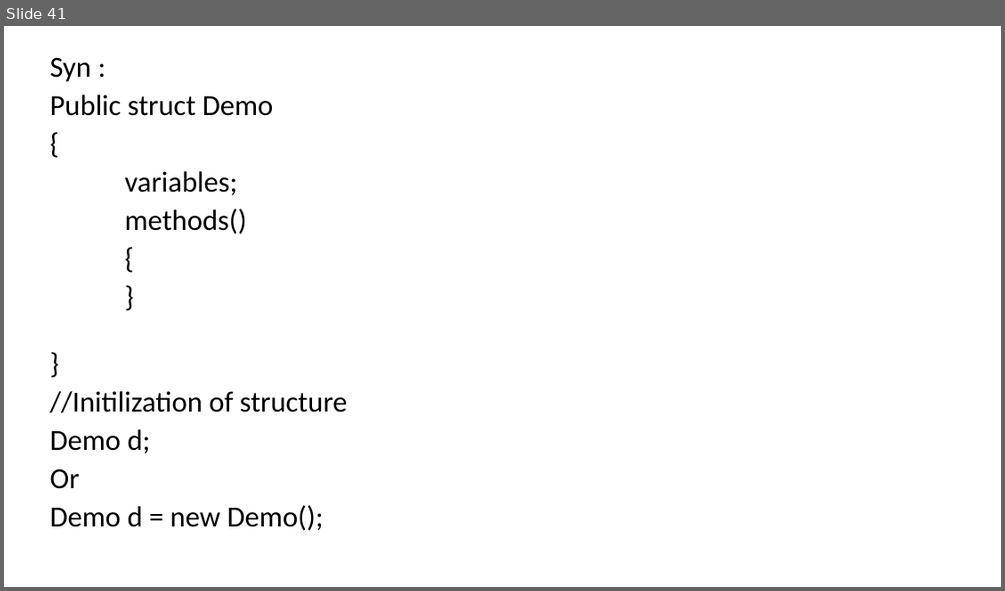
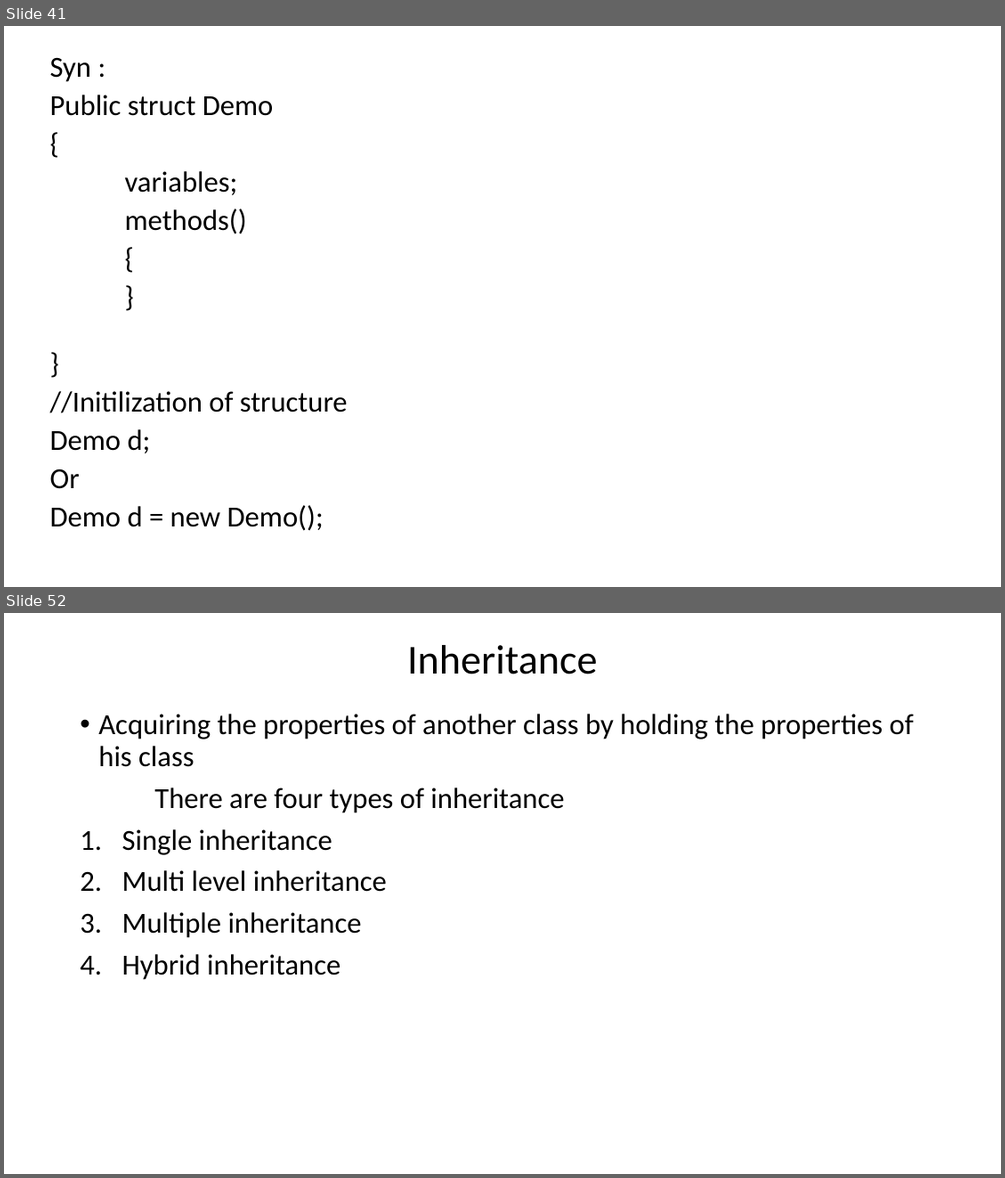
Before and after one commit to MadhuSudhan-Gangumolu/ppt, a slide deck: c#.pptx. Shown one above the other, each under a label of ours: slide 41 before the commit, slides 41 and 52 after it; the slides between them are not shown. The pictures are 1005x591 and 1005x1178 pixels, drawn with LibreOffice and Linux fonts; fonts in the diff are those of the drawing. Boxes give left, top, right and bottom in pixels: in the first picture for what was removed or moved away, otherwise in the second. Text is boxed around its words. In the diff, an @@ line names an element or a change of style, - is before the commit and + after.

```diff
--- a/c#.pptx
+++ b/c#.pptx
@@ slide 52 added at bbox=[4, 613, 1001, 1174], background #FFFFFF @@
@@ title added at bbox=[407, 645, 597, 674], 39.6 pt, text #000000 @@
+Inheritance
@@ text added at bbox=[98, 714, 914, 980], 28 pt, text #000000 @@
+• Acquiring the properties of another class by holding the properties of his class
+There are four types of inheritance
+1. Single inheritance
+2. Multi level inheritance
+3. Multiple inheritance
+4. Hybrid inheritance
```
Also in this commit, not shown: 28 other slides added, 1 other file.
